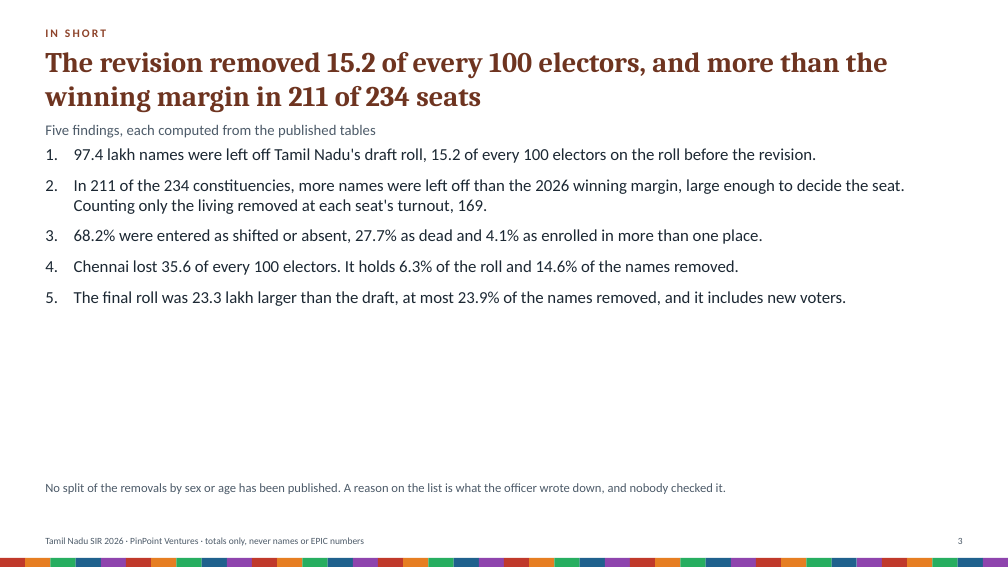
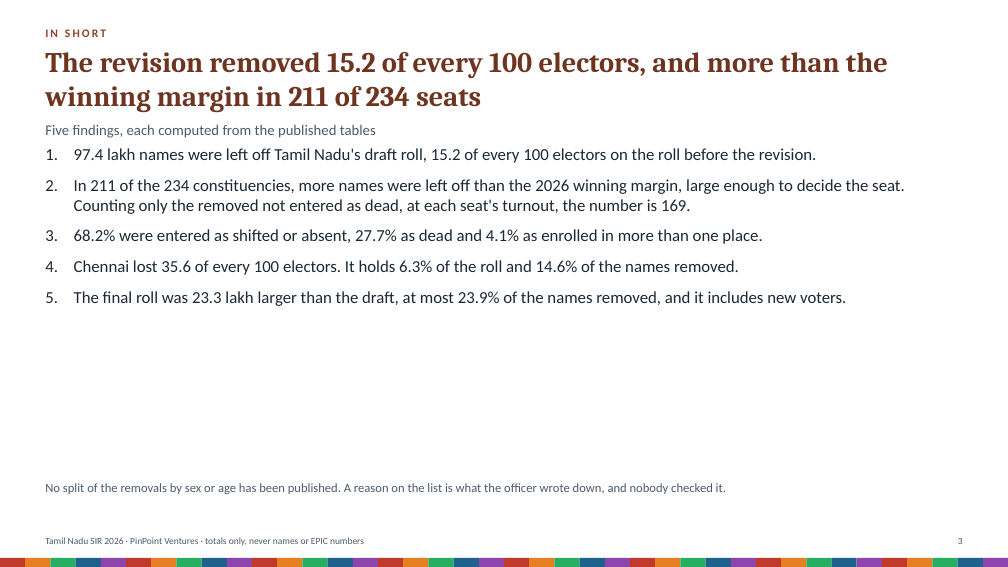
Before and after one commit to Varnasr/INDIA-DATA, a slide deck: slide 3 of reports/tamil-nadu-sir-2026-deck.pptx. Drawn at 1008x567 pixels with LibreOffice and Linux fonts; fonts in the diff are those of the drawing. Boxes give left, top, right and bottom in pixels: in the first picture for what was removed or moved away, otherwise in the second. Text is boxed around its words. In the diff, an @@ line names an element or a change of style, - is before the commit and + after.

```diff
--- a/reports/tamil-nadu-sir-2026-deck.pptx
+++ b/reports/tamil-nadu-sir-2026-deck.pptx
@@ text at (x1=74, y1=179, x2=905, y2=214): text changed @@
-2. In 211 of the 234 constituencies, more names were left off than the 2026 winning margin, large enough to decide the seat. Counting only the living removed at each seat's turnout, 169.
+2. In 211 of the 234 constituencies, more names were left off than the 2026 winning margin, large enough to decide the seat. Counting only the removed not entered as dead, at each seat's turnout, the number is 169.
```
Also in this commit, not shown: 1 other slide changed, 8 other files.
